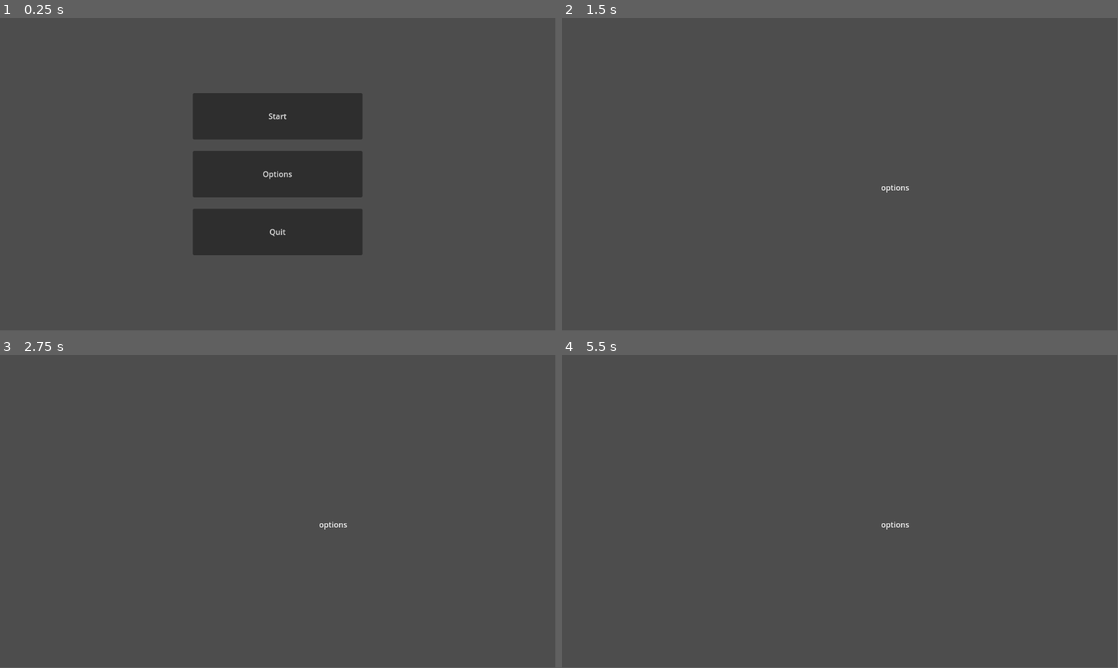
Above: before the commit, frames 1-4 (two rows, left to right).
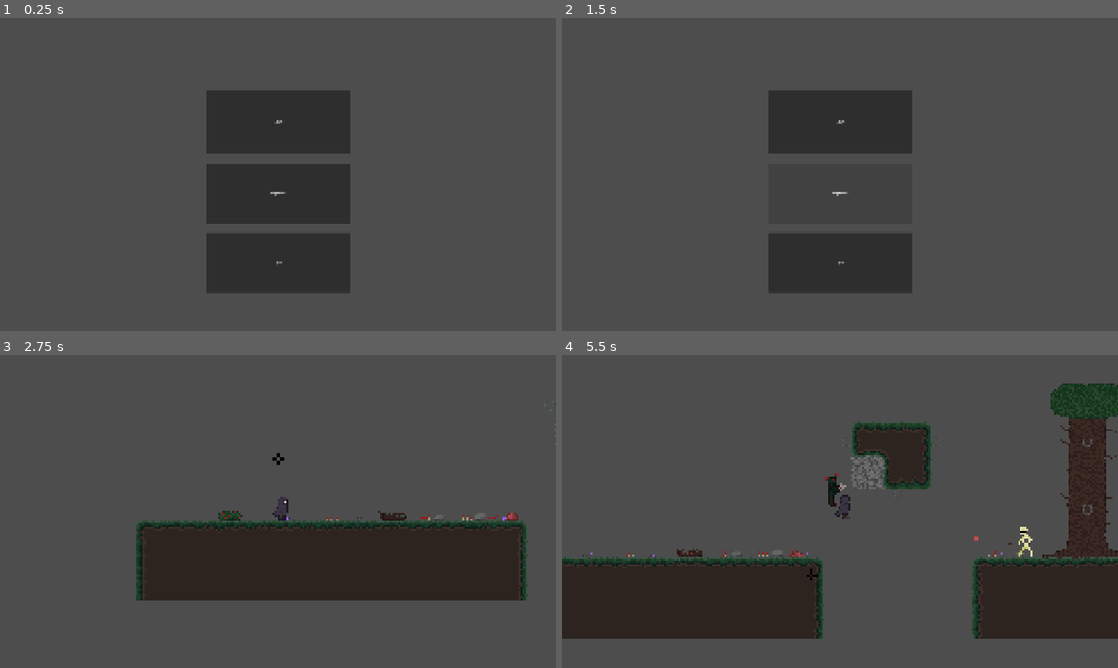
Above: after the commit, the same moments.

Repository: acook73/Project-7
Game: Godot game, scene res://scenes/menu.tscn
The game is run twice, just before and just after one commit, with the same random seed, the same clock (stepped at 60 frames per second) and the same inputs.
Inputs (mouse positions are in pixels of both pictures, inside the frame that each line leads up to):
- Up to frame 1 (0.25 s): no input
- Up to frame 2 (1.5 s): click "Options" at 0.5 s; click (840, 205) at 1.25 s, where only the run after the commit has a clickable "Back"
- Up to frame 3 (2.75 s): click (278, 458) at 2 s, where only the run after the commit has a clickable "Start"
- Up to frame 4 (5.5 s): tap Enter at 2.75 s; move the mouse to (962, 495) at 2.77 s; hold D (right) 2.78-4.28 s; tap Shift (dash) at 2.85, 5.1 s; tap Space (jump) at 3.02, 3.77, 5.27 s; move the mouse to (728, 527) at 3.52 s; right-click (728, 527) at 3.6 s; move the mouse to (895, 442) at 4.27 s; hold A (left) 4.28-5.03 s; tap E (run) at 4.35 s; move the mouse to (812, 574) at 5.02 s; hold D (right) from 5.03 s (still down)
In our replay, the window is 799x449 before the commit and 800x450 after it. These sizes can differ from the game's own. Grey fills any space a smaller window leaves; there, only what the larger window draws over its background counts as a difference.

The runs differ from the first frame. In frame 1, 8.8% of the frame differs, in the area x 34-66%, y 23-88%; in frame 2, 10%; in frame 3, 18%; in frame 4, 26%, in the area x 0-100%, y 9-91%.

Commit message:
added game over, teleport if fall off map

Diff:
--- a/project.godot
+++ b/project.godot
@@ -14,6 +14,13 @@
 run/main_scene="uid://k6yhmw8h183y"
 config/features=PackedStringArray("4.4", "Forward Plus")
 config/icon="res://assets/icon.svg"
+
+[display]
+
+window/size/viewport_width=2304
+window/size/viewport_height=1296
+window/stretch/mode="canvas_items"
+window/stretch/aspect="expand"
 
 [global_group]
 
--- a/scenes/Player.tscn
+++ b/scenes/Player.tscn
@@ -551,3 +551,23 @@
 [node name="stopMomentum" type="Timer" parent="grapple_controller"]
 wait_time = 0.1
 one_shot = true
+
+[node name="Button" type="Button" parent="."]
+visible = false
+offset_left = -73.0
+offset_top = -94.0
+offset_right = 73.0
+offset_bottom = -57.0
+disabled = true
+text = "Return to Menu"
+
+[node name="Label" type="Label" parent="."]
+visible = false
+offset_left = -96.0
+offset_top = -136.0
+offset_right = 96.0
+offset_bottom = -113.0
+text = "GAME OVER"
+horizontal_alignment = 1
+
+[connection signal="pressed" from="Button" to="." method="_on_button_pressed"]
--- /dev/null
+++ b/scenes/game.gd
@@ -0,0 +1,9 @@
+extends Node2D
+
+
+
+
+
+func _on_area_2d_body_entered(body: Node2D) -> void:
+	body.set_position(body.lastSafePos)
+	body.hp -= 10
--- a/scenes/game.tscn
+++ b/scenes/game.tscn
@@ -1,5 +1,6 @@
-[gd_scene load_steps=9 format=4 uid="uid://qcivv8cmpjwi"]
+[gd_scene load_steps=11 format=4 uid="uid://qcivv8cmpjwi"]
 
+[ext_resource type="Script" uid="uid://b8rcg3cr2mhoo" path="res://scenes/game.gd" id="1_gee14"]
 [ext_resource type="PackedScene" uid="uid://6t3rhj7cu0t7" path="res://scenes/Player.tscn" id="1_uwrxv"]
 [ext_resource type="TileSet" uid="uid://dt4gun2268wqr" path="res://scenes/TilesetForest.tres" id="2_iywne"]
 [ext_resource type="Texture2D" uid="uid://dnb14ox0cy0de" path="res://assets/Cursor/Cursor.png" id="4_lbhrr"]
@@ -19,7 +20,12 @@
 "speed": 5.0
 }]
 
+[sub_resource type="WorldBoundaryShape2D" id="WorldBoundaryShape2D_0tnpc"]
+normal = Vector2(-0.00325202, -0.999995)
+distance = -395.982
+
 [node name="Game" type="Node2D"]
+script = ExtResource("1_gee14")
 
 [node name="Player" parent="." groups=["Player"] instance=ExtResource("1_uwrxv")]
 z_index = 10
@@ -57,3 +63,12 @@
 
 [node name="Zombie" parent="." instance=ExtResource("7_gee14")]
 position = Vector2(406, -162)
+
+[node name="Area2D" type="Area2D" parent="."]
+collision_layer = 4
+collision_mask = 4
+
+[node name="CollisionShape2D" type="CollisionShape2D" parent="Area2D"]
+shape = SubResource("WorldBoundaryShape2D_0tnpc")
+
+[connection signal="body_entered" from="Area2D" to="." method="_on_area_2d_body_entered"]
--- a/scenes/menu.tscn
+++ b/scenes/menu.tscn
@@ -6,24 +6,24 @@
 script = ExtResource("1_yqeox")
 
 [node name="Button" type="Button" parent="."]
-offset_left = -176.0
-offset_top = -168.0
-offset_right = 176.0
-offset_bottom = -72.0
+offset_left = -296.0
+offset_top = -352.0
+offset_right = 296.0
+offset_bottom = -88.0
 text = "Start"
 
 [node name="Button1" type="Button" parent="."]
-offset_left = -176.0
+offset_left = -296.0
 offset_top = -48.0
-offset_right = 176.0
-offset_bottom = 48.0
+offset_right = 296.0
+offset_bottom = 200.0
 text = "Options"
 
 [node name="Button2" type="Button" parent="."]
-offset_left = -176.0
-offset_top = 72.0
-offset_right = 176.0
-offset_bottom = 168.0
+offset_left = -296.0
+offset_top = 240.0
+offset_right = 296.0
+offset_bottom = 488.0
 text = "Quit"
 
 [node name="Camera2D" type="Camera2D" parent="."]
--- /dev/null
+++ b/scenes/options.gd
@@ -0,0 +1,21 @@
+extends Node2D
+
+@onready var start: Button = $Button
+@onready var drop_down_menu = $OptionButton
+
+func _ready() -> void:
+	make_list()
+
+func make_list():
+	drop_down_menu.add_item("1080x1920")
+	drop_down_menu.add_item("1440x2560")
+	drop_down_menu.add_item("1600x2560")
+	drop_down_menu.add_item("1440x3440")
+	drop_down_menu.add_item("2160x3840")
+
+
+
+
+
+func _on_button_pressed() -> void:
+	get_tree().change_scene_to_file("res://scenes/menu.tscn")
--- a/scenes/options.tscn
+++ b/scenes/options.tscn
@@ -1,12 +1,28 @@
-[gd_scene format=3 uid="uid://cfo8y5e1ioajo"]
+[gd_scene load_steps=2 format=3 uid="uid://cfo8y5e1ioajo"]
+
+[ext_resource type="Script" uid="uid://dgalpe47go3fq" path="res://scenes/options.gd" id="1_c2u1v"]
 
 [node name="Node2D" type="Node2D"]
+script = ExtResource("1_c2u1v")
+
+[node name="Button" type="Button" parent="."]
+offset_left = -176.0
+offset_top = 80.0
+offset_right = 176.0
+offset_bottom = 176.0
+text = "Back"
+
+[node name="OptionButton" type="OptionButton" parent="."]
+offset_left = -144.0
+offset_top = -144.0
+offset_right = 144.0
+offset_bottom = -124.0
 
 [node name="Label" type="Label" parent="."]
-offset_left = 16.0
-offset_top = 16.0
-offset_right = 216.0
-offset_bottom = 39.0
+offset_left = -104.0
+offset_top = -216.0
+offset_right = 104.0
+offset_bottom = -193.0
 text = "options"
 horizontal_alignment = 1
 
@@ -18,3 +34,6 @@
 
 [node name="VBoxContainer" type="VBoxContainer" parent="MarginContainer"]
 layout_mode = 2
+
+[connection signal="pressed" from="Button" to="." method="_on_button_pressed"]
+[connection signal="item_selected" from="OptionButton" to="." method="_on_option_button_item_selected"]
--- a/scripts/player.gd
+++ b/scripts/player.gd
@@ -6,6 +6,8 @@
 @onready var upHitbox1 := $AnimatedSprite2D/AttackHitbox/upHitbox1
 @onready var upHitbox2 := $AnimatedSprite2D/AttackHitbox/upHitbox2
 @onready var upHitbox3 := $AnimatedSprite2D/AttackHitbox/upHitbox3
+@onready var label := $Label
+@onready var exit := $Button
 
 
 @export var SPEED = 150.0
@@ -36,6 +38,7 @@
 var attackDOWN = false
 var attackCROUCH = false
 var attacking = false
+var lastSafePos = position
 
 
 func _ready():
@@ -159,8 +162,19 @@
 			if (Input.is_action_just_pressed("dash") and $DashCool.is_stopped() and numDashes != 0):
 				dash()
 
+func _on_button_pressed() -> void:
+	get_tree().change_scene_to_file("res://scenes/menu.tscn")
 
 func _physics_process(delta: float) -> void:
+
+	if (hp <= 0):
+		label.visible = true
+		exit.visible = true
+		exit.disabled = false
+		acceleration = 0
+		animated_sprite.play("idle")
+
+
 
 	var direction := Input.get_axis("left", "right") #-1 = left, 1 = right
 	var direction_y := Input.get_axis("up", "down") #-1 = up, 1 = down
@@ -212,6 +226,9 @@
 		played = false
 
 
+
+	if (is_on_floor()):
+		lastSafePos = position
 	#resets dahes and jumps if player is on ground
 	if (is_on_floor() or (is_on_wall() and grappling)):
 		numJumps = maxJumps
Not shown, added: scenes/game.gd.uid
Not shown, added: scenes/options.gd.uid
